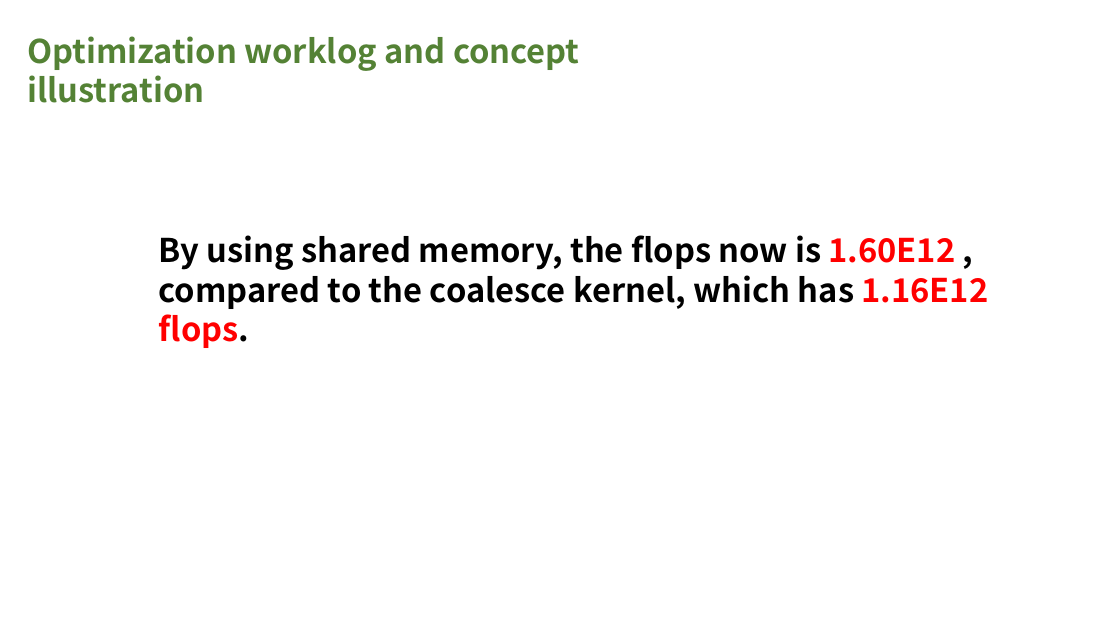
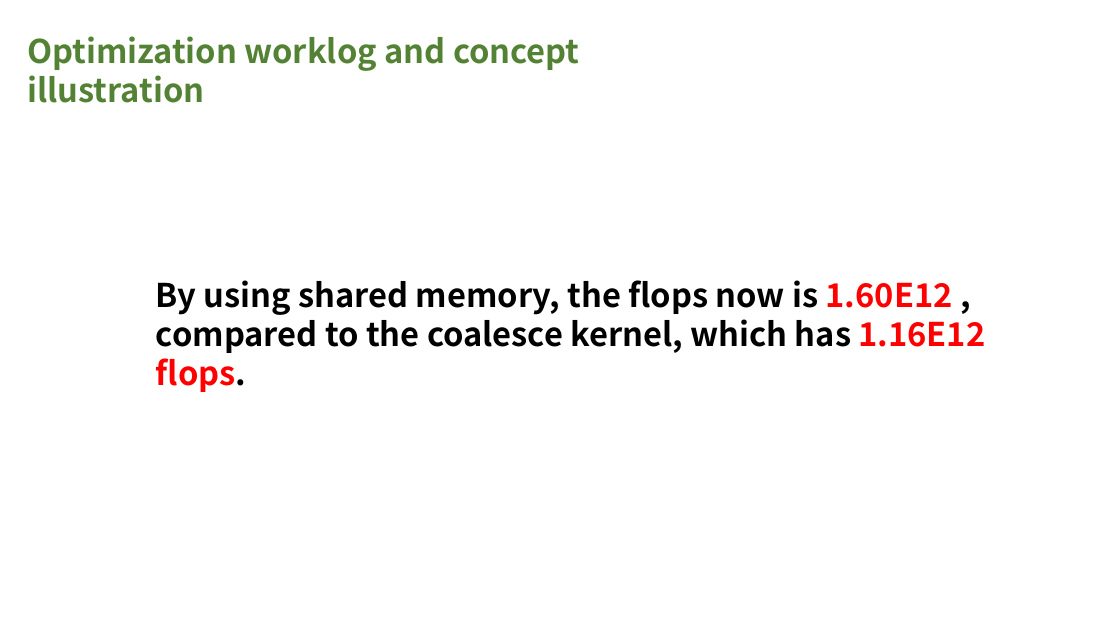
Before and after one commit to InhabitancyCocoon/feather_gemm, a slide deck: slide 14 of docs/presentation.pptx. Drawn at 1120x630 pixels with LibreOffice and Linux fonts; fonts in the diff are those of the drawing. Boxes give left, top, right and bottom in pixels: in the first picture for what was removed or moved away, otherwise in the second. Text is boxed around its words. In the diff, an @@ line names an element or a change of style, - is before the commit and + after.

```diff
--- a/docs/presentation.pptx
+++ b/docs/presentation.pptx
@@ text "By using shared memory, the ...": place and size @@
-text "By using shared memory, the ..." at <box>159,235,988,348</box>
+text "By using shared memory, the ..." at <box>156,280,986,392</box>
```
Also in this commit, not shown: 3 other slides changed, 1 slide added, 1 other file.
